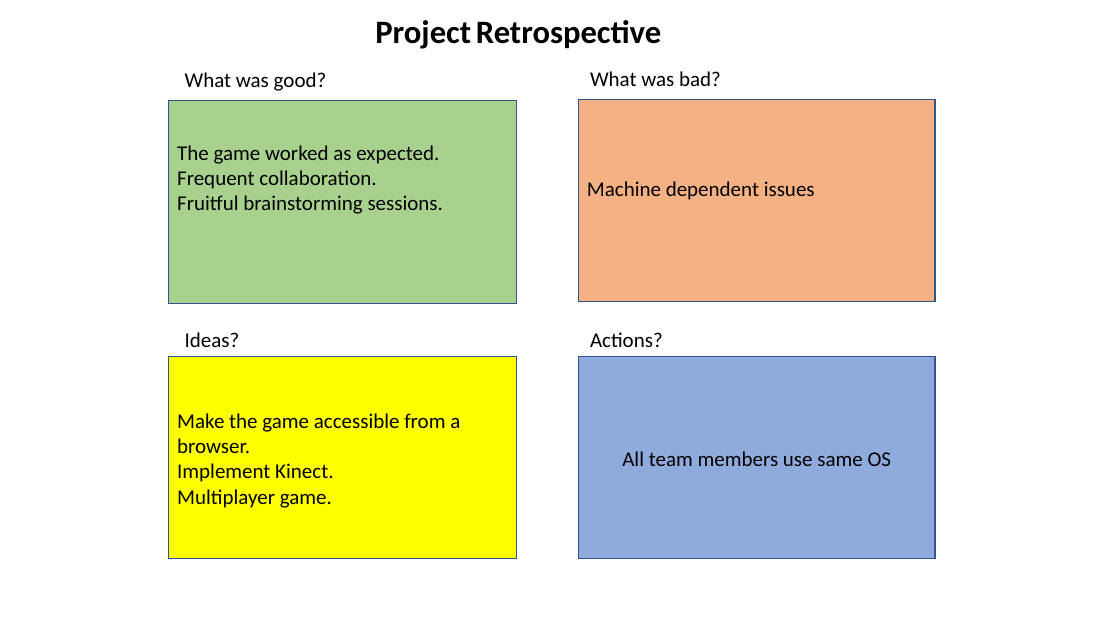
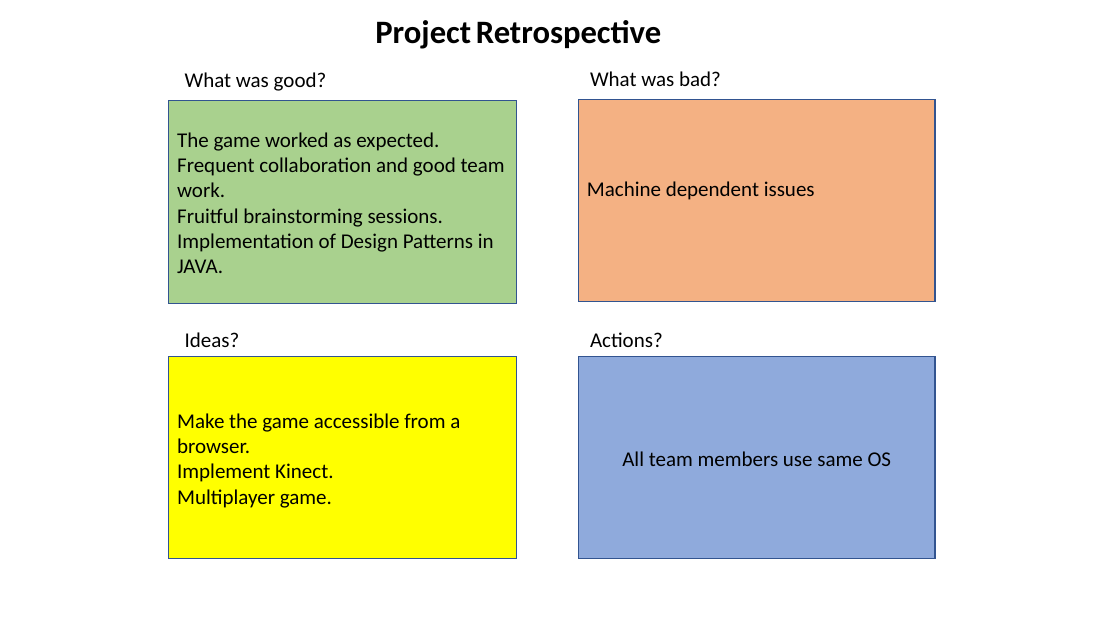
Before and after one commit to sowmyagowri/Ironman-A-Java-Game-using-Greenfoot, a slide deck: slide 1 of Project Artifacts/Project Retrospective.pptx. Drawn at 1120x630 pixels with LibreOffice and Linux fonts; fonts in the diff are those of the drawing. Boxes give left, top, right and bottom in pixels: in the first picture for what was removed or moved away, otherwise in the second. Text is boxed around its words. In the diff, an @@ line names an element or a change of style, - is before the commit and + after.

Commit message:
with updates

```diff
--- a/Project Artifacts/Project Retrospective.pptx
+++ b/Project Artifacts/Project Retrospective.pptx
@@ text in rectangle at [177,157,505,197]: text changed @@
-Frequent collaboration.
+Frequent collaboration and good team work.
@@ text in rectangle at [177,233,494,273]: paragraph added @@
+Implementation of Design Patterns in JAVA.
```
Also in this commit, not shown: 2 slides added.
